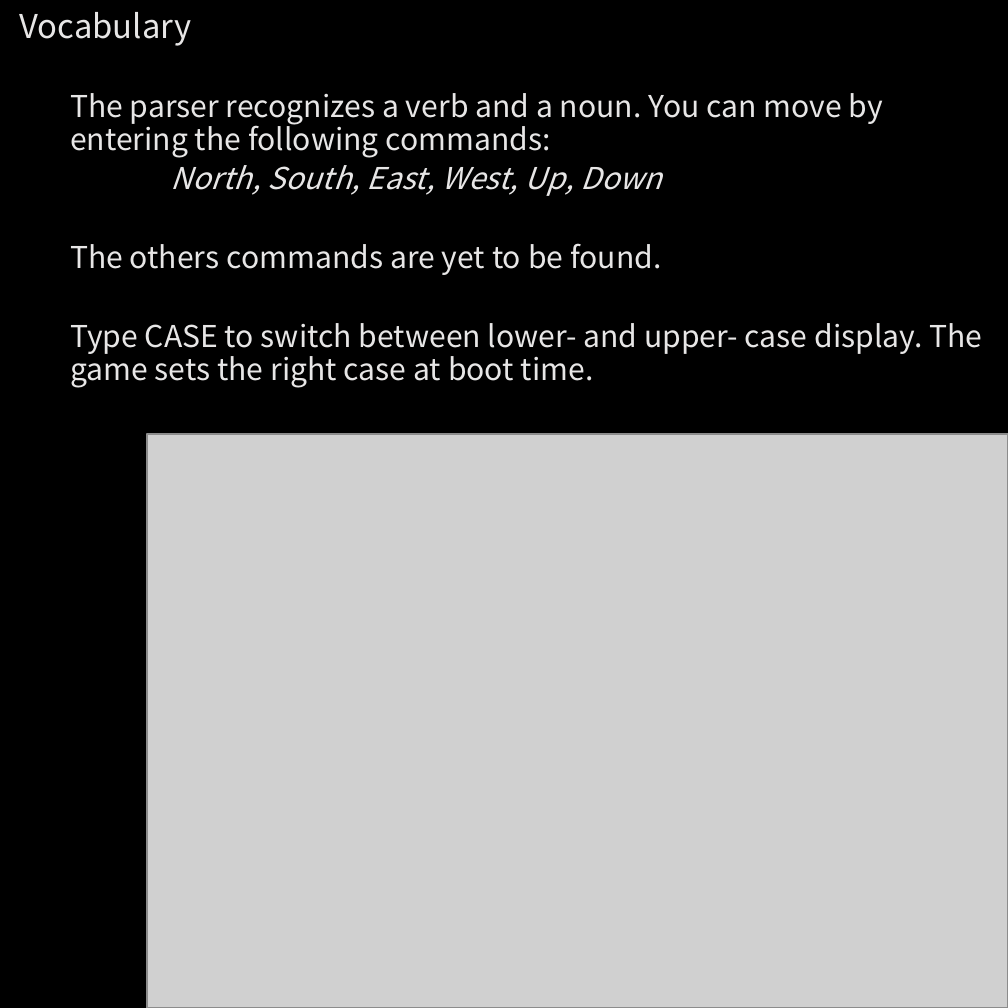
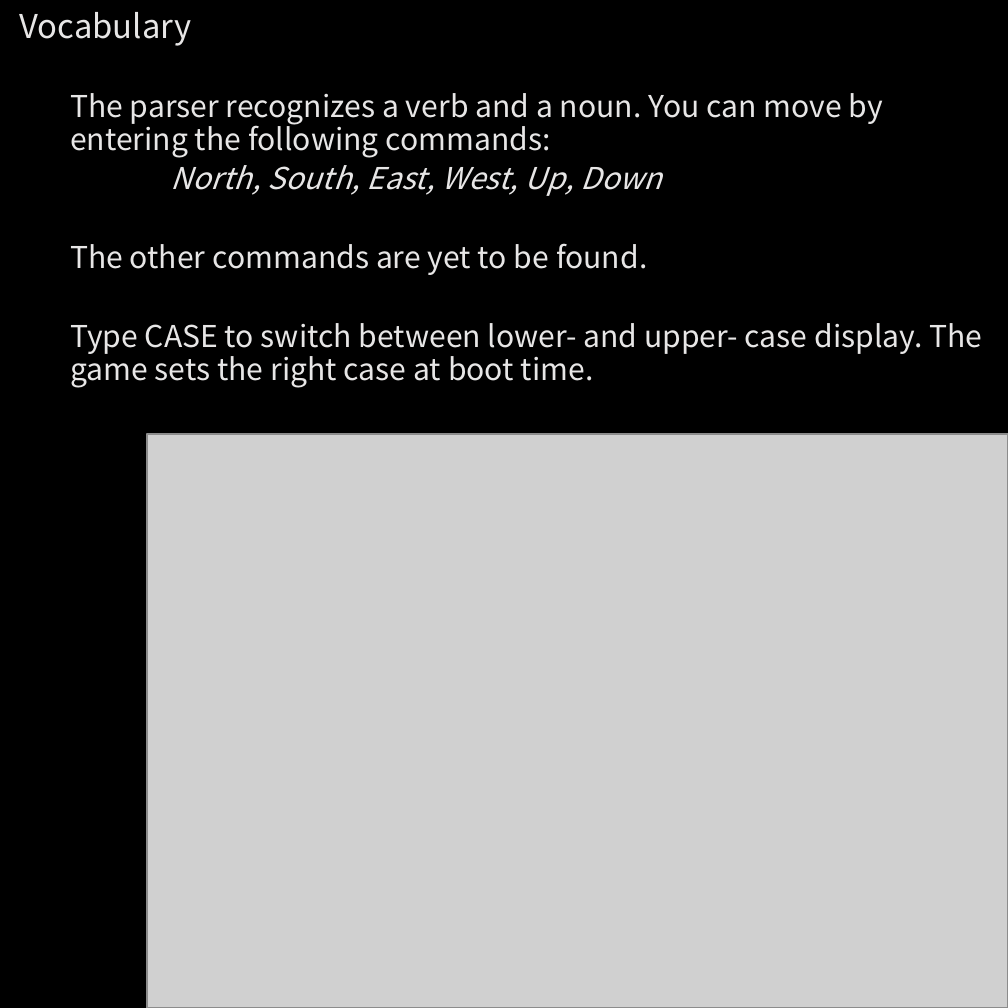
Before and after one commit to antoinevignau/source, a slide deck: slide 4 of alzan/manuels/manual_en.pptx. Drawn at 1008x1008 pixels with LibreOffice and Linux fonts; fonts in the diff are those of the drawing; grey boxes stand for pictures. Boxes give left, top, right and bottom in pixels: in the first picture for what was removed or moved away, otherwise in the second. Text is boxed around its words. In the diff, an @@ line names an element or a change of style, - is before the commit and + after.

```diff
--- a/alzan/manuels/manual_en.pptx
+++ b/alzan/manuels/manual_en.pptx
@@ text at bbox=[70, 243, 647, 275]: text changed @@
-  The others commands are yet to be found.
+  The other commands are yet to be found.
```
Also in this commit, not shown: 1 other file.
